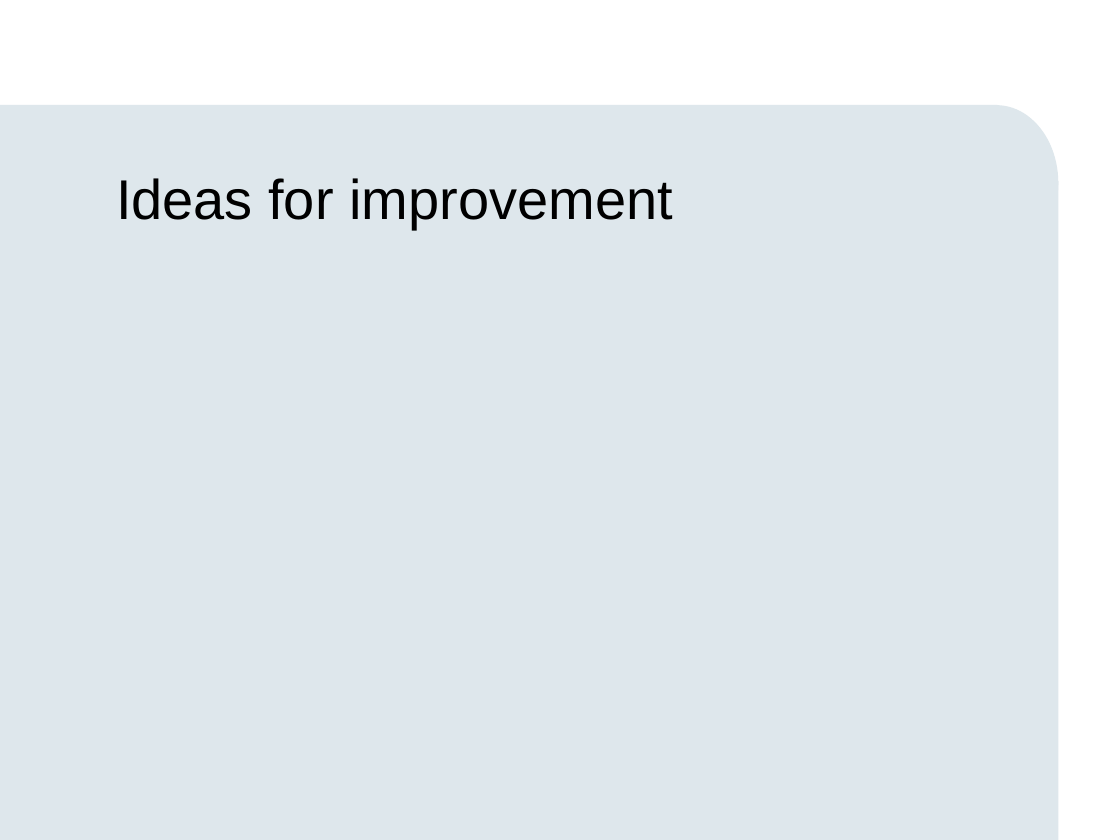
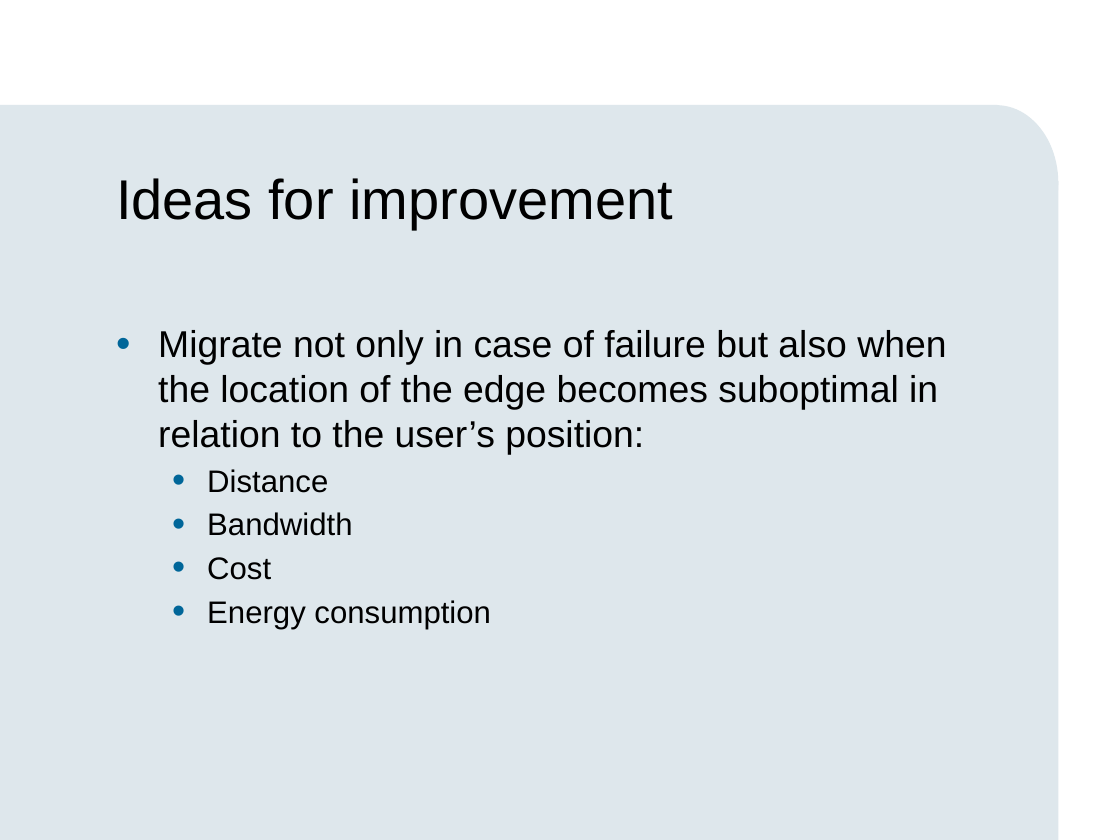
Before and after one commit to sevray1/e-commerce-assignment, a slide deck: slide 3 of presentation1/presentation1.pptx. Drawn at 1120x840 pixels with LibreOffice and Linux fonts; fonts in the diff are those of the drawing; background and template pictures are left out. Boxes give left, top, right and bottom in pixels: in the first picture for what was removed or moved away, otherwise in the second. Text is boxed around its words. In the diff, an @@ line names an element or a change of style, - is before the commit and + after.

```diff
--- a/presentation1/presentation1.pptx
+++ b/presentation1/presentation1.pptx
@@ text added at box(158, 330, 946, 629), 24 pt, text #000000 @@
+• Migrate not only in case of failure but also when the location of the edge becomes suboptimal in relation to the user’s position:
+  • Distance
+  • Bandwidth
+  • Cost
+  • Energy consumption
```
